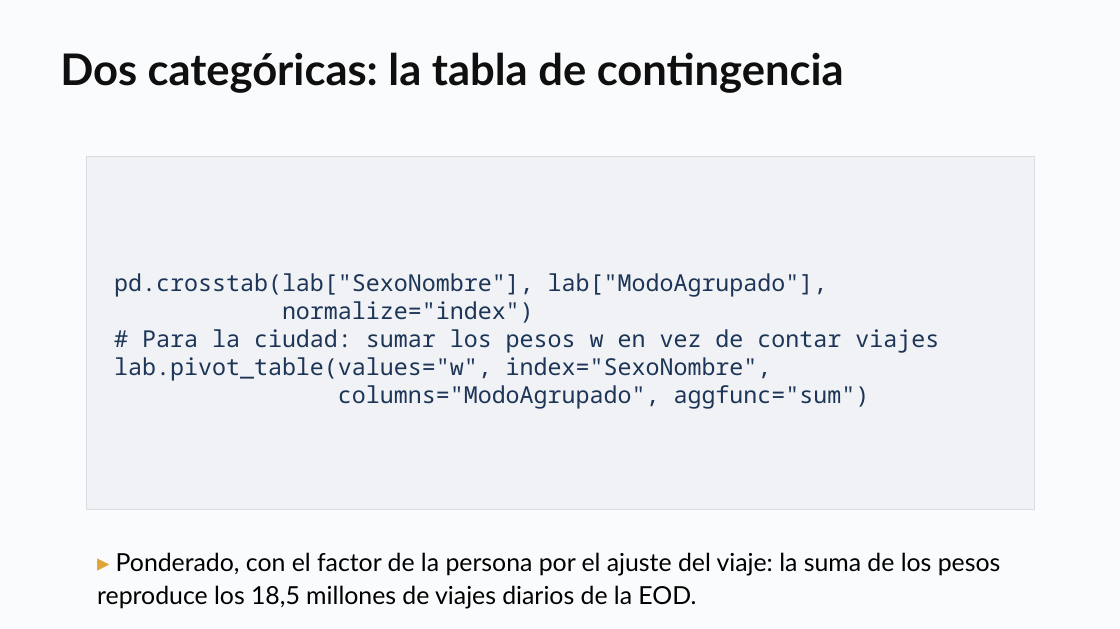
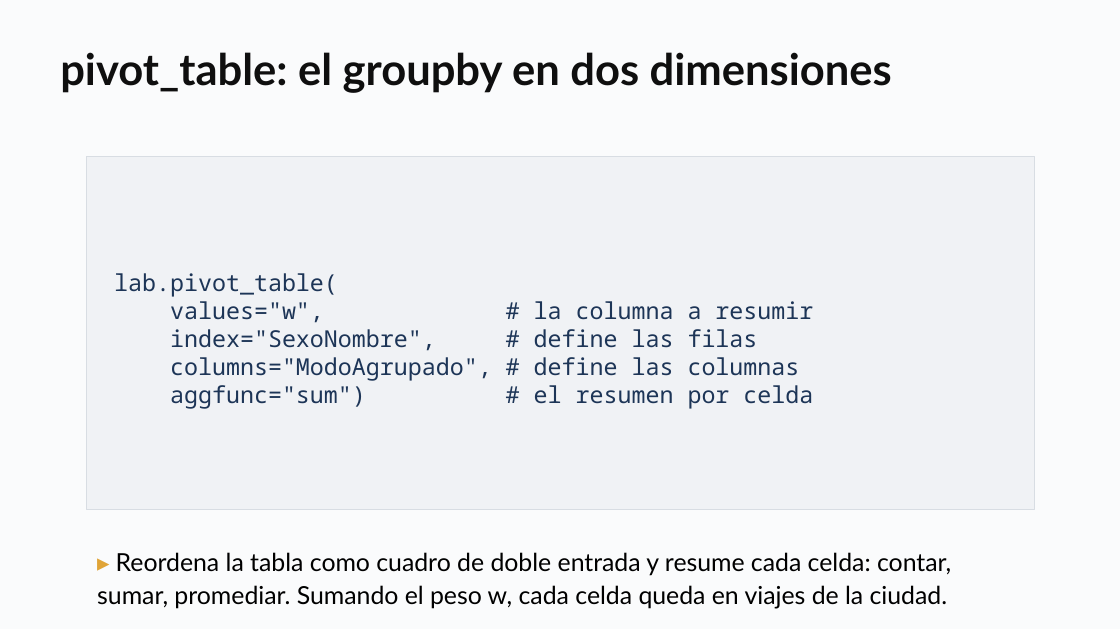
Before and after one commit to daniopitz/diplomado-cdd, a slide deck: slide 31 of presentaciones/clase03_eda_bivariado.pptx (slide 30 before the commit). Drawn at 1120x629 pixels with LibreOffice and Linux fonts; fonts in the diff are those of the drawing. Boxes give left, top, right and bottom in pixels: in the first picture for what was removed or moved away, otherwise in the second. Text is boxed around its words. In the diff, an @@ line names an element or a change of style, - is before the commit and + after.

```diff
--- a/presentaciones/clase03_eda_bivariado.pptx
+++ b/presentaciones/clase03_eda_bivariado.pptx
@@ text at box(60, 52, 892, 93): text changed @@
-Dos categóricas: la tabla de contingencia
+pivot_table: el groupby en dos dimensiones
@@ text in rectangle at box(114, 273, 813, 409): text changed @@
-pd.crosstab(lab["SexoNombre"], lab["ModoAgrupado"],
-normalize="index")
-# Para la ciudad: sumar los pesos w en vez de contar viajes
-lab.pivot_table(values="w", index="SexoNombre",
-columns="ModoAgrupado", aggfunc="sum")
+lab.pivot_table(
+values="w", # la columna a resumir
+index="SexoNombre", # define las filas
+columns="ModoAgrupado", # define las columnas
+aggfunc="sum") # el resumen por celda
@@ text at box(97, 552, 951, 609): text changed @@
-▸ Ponderado, con el factor de la persona por el ajuste del viaje: la suma de los pesos reproduce los 18,5 millones de viajes diarios de la EOD.
+▸ Reordena la tabla como cuadro de doble entrada y resume cada celda: contar, sumar, promediar. Sumando el peso w, cada celda queda en viajes de la ciudad.
```
Also in this commit, not shown: 2 slides added, 3 other files.
